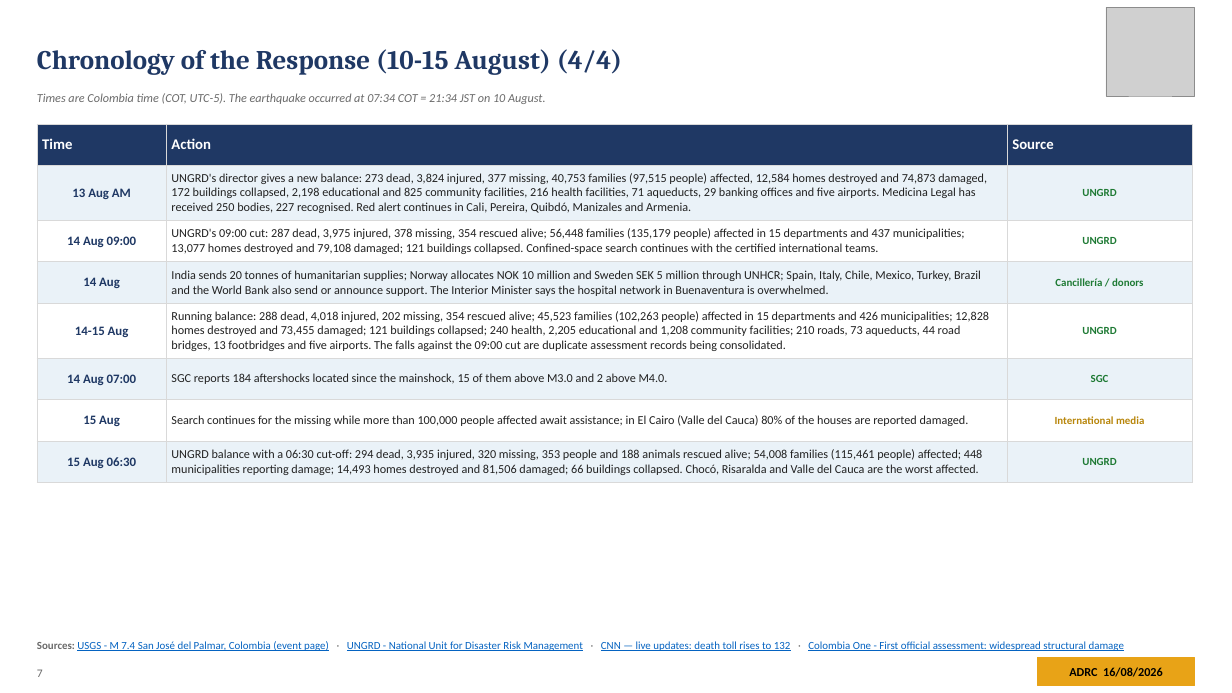
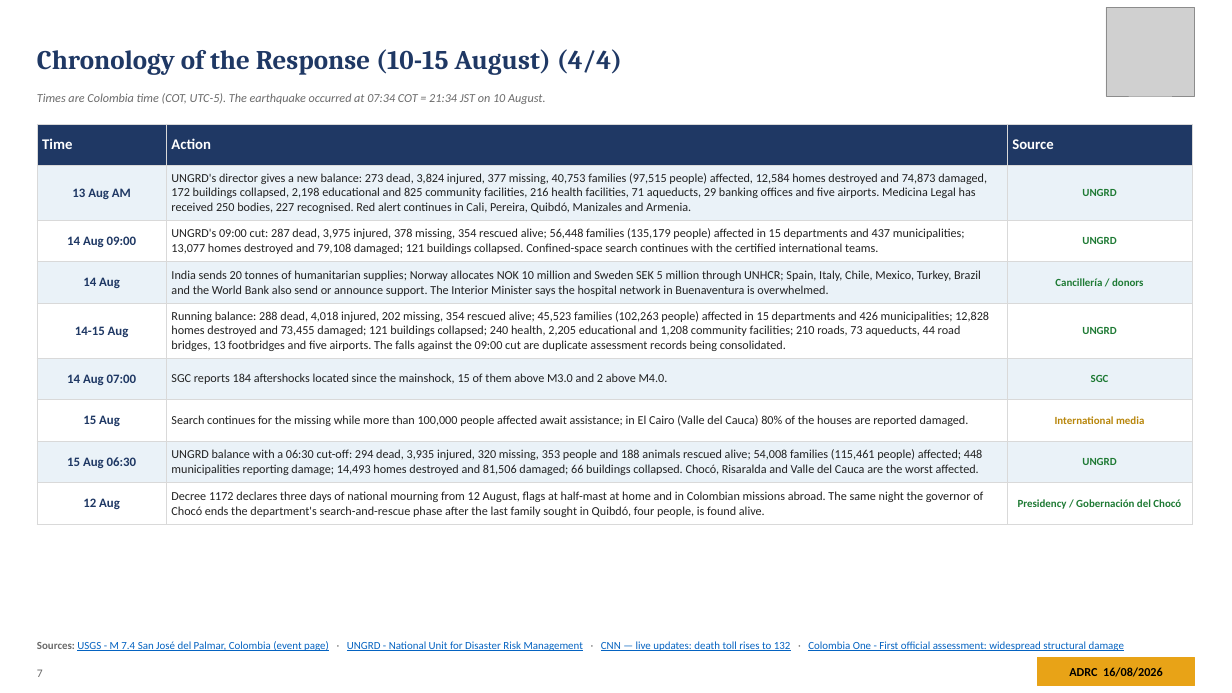
Before and after one commit to kochobi-max/whatsmap, a slide deck: slide 7 of reports/colombia_eq_20260810/output/ADRC_EQ_COL_Choco_20260810_EN.pptx. Drawn at 1232x693 pixels with LibreOffice and Linux fonts; fonts in the diff are those of the drawing; grey boxes stand for pictures. Boxes give left, top, right and bottom in pixels: in the first picture for what was removed or moved away, otherwise in the second. Text is boxed around its words. In the diff, an @@ line names an element or a change of style, - is before the commit and + after.

```diff
--- a/reports/colombia_eq_20260810/output/ADRC_EQ_COL_Choco_20260810_EN.pptx
+++ b/reports/colombia_eq_20260810/output/ADRC_EQ_COL_Choco_20260810_EN.pptx
@@ table at box(37, 124, 1192, 521) @@
+row 9: 12 Aug | Decree 1172 declares three days of national mourning from 12 August, flags at half-mast at home and in Colombian missions abroad. The same night the governor of Chocó ends the department's search-and-rescue phase after the last family sought in Quibdó, four people, is found alive. | Presidency / Gobernación del Chocó
```
Also in this commit, not shown: 3 other slides changed, 7 other files.
